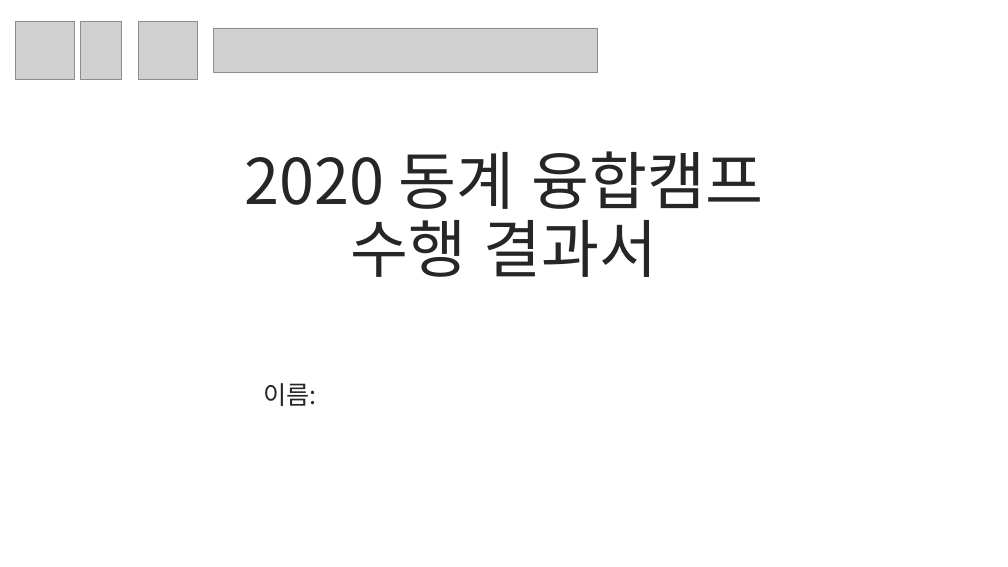
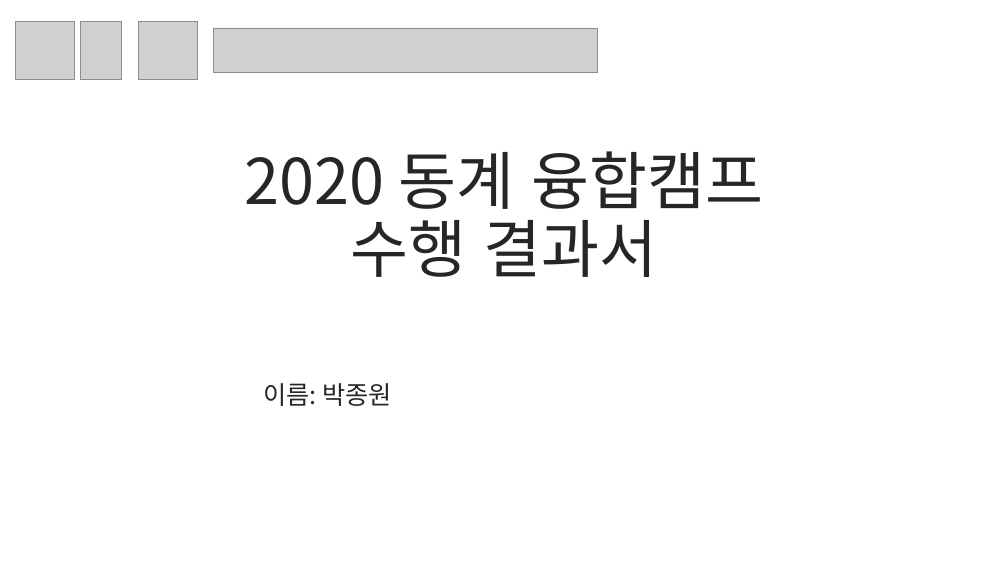
Before and after one commit to LPMINO/template, a slide deck: slide 1 of Report.pptx. Drawn at 1008x567 pixels with LibreOffice and Linux fonts; fonts in the diff are those of the drawing; grey boxes stand for pictures. Boxes give left, top, right and bottom in pixels: in the first picture for what was removed or moved away, otherwise in the second. Text is boxed around its words. In the diff, an @@ line names an element or a change of style, - is before the commit and + after.

```diff
--- a/Report.pptx
+++ b/Report.pptx
@@ subtitle at <box>263,383,392,406</box>: text changed @@
-이름:
+이름: 박종원
```
Also in this commit, not shown: 1 other slide changed.
